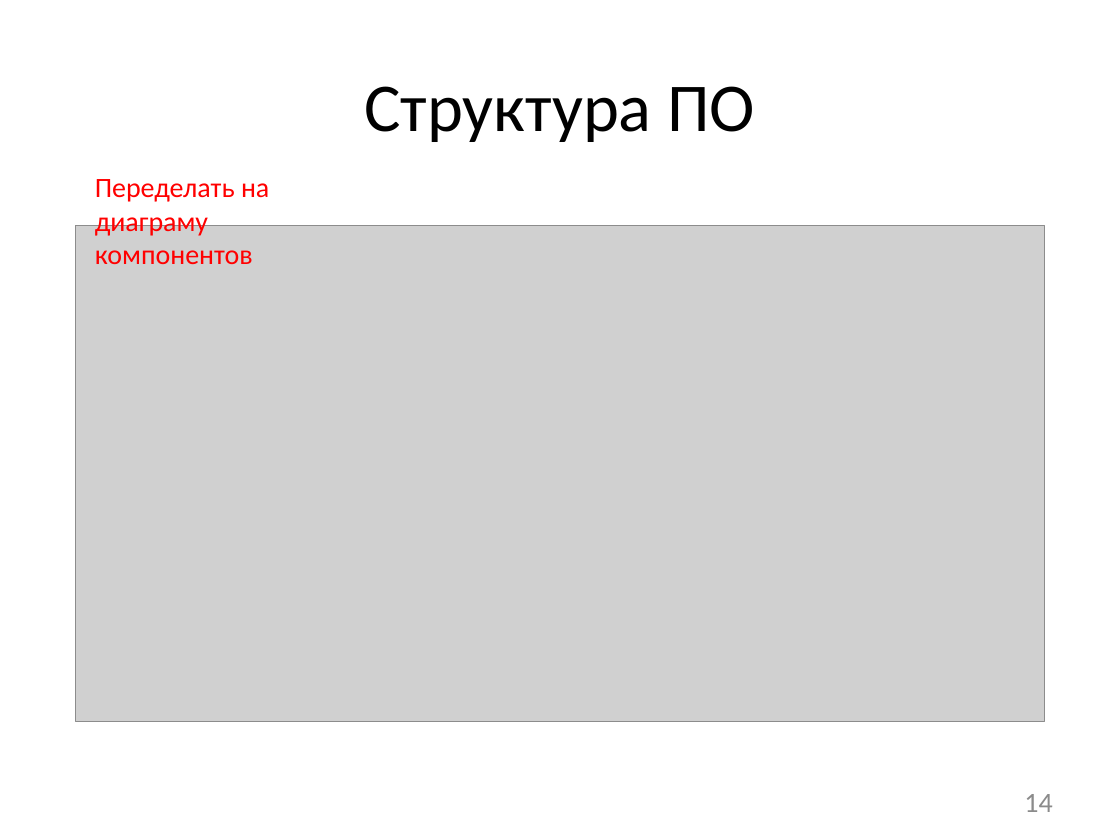
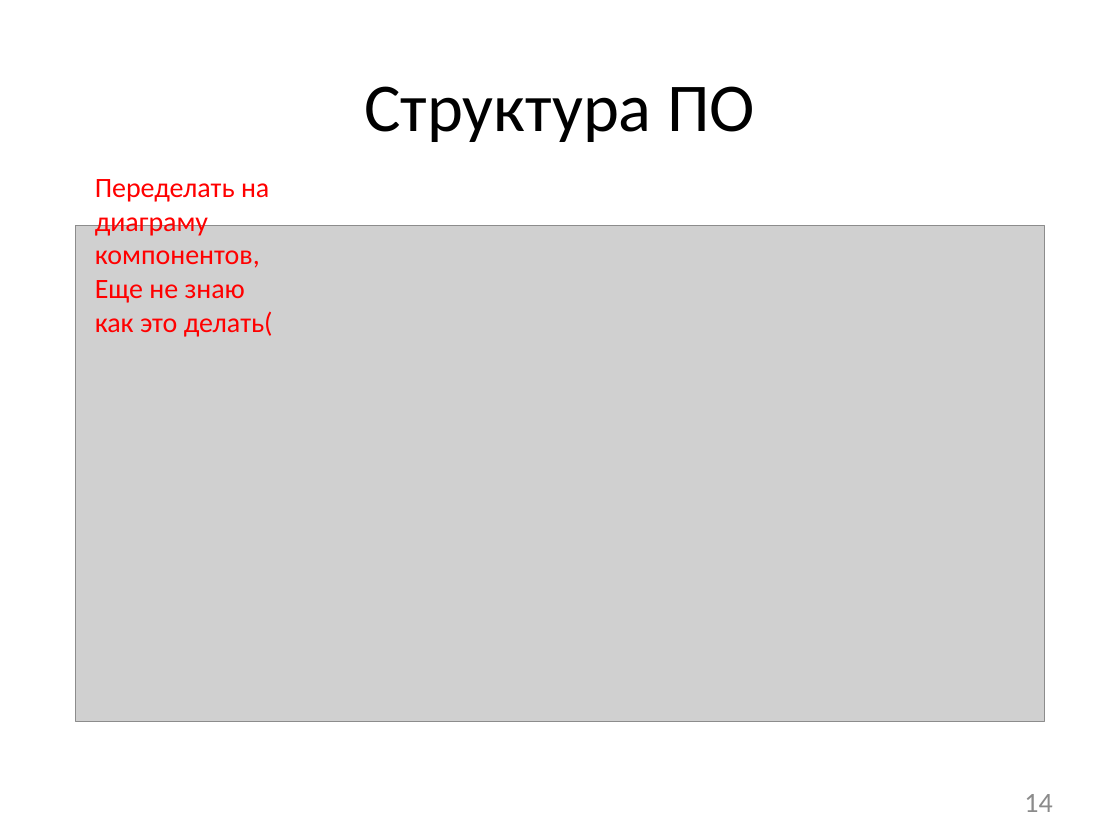
Before and after one commit to afrolovskiy/diplom, a slide deck: slide 14 of presentations/diplom/static race detection.pptx. Drawn at 1120x840 pixels with LibreOffice and Linux fonts; fonts in the diff are those of the drawing; grey boxes stand for pictures. Boxes give left, top, right and bottom in pixels: in the first picture for what was removed or moved away, otherwise in the second. Text is boxed around its words. In the diff, an @@ line names an element or a change of style, - is before the commit and + after.

```diff
--- a/presentations/diplom/static race detection.pptx
+++ b/presentations/diplom/static race detection.pptx
@@ text at [95, 179, 273, 337]: text changed @@
-Переделать на диаграму компонентов
+Переделать на диаграму компонентов,
+Еще не знаю как это делать(
```
Also in this commit, not shown: 2 other slides changed, 2 other files.
